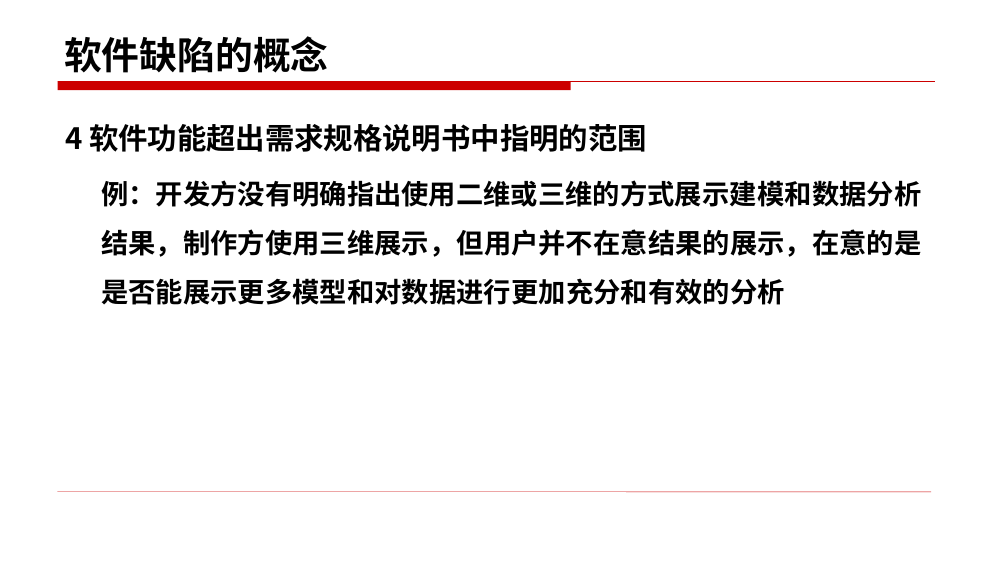
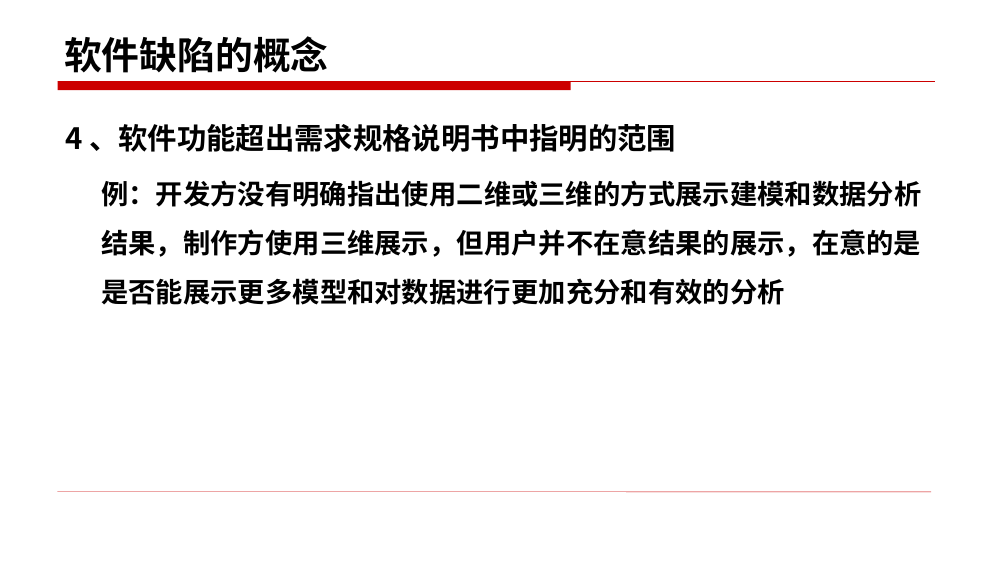
Before and after one commit to edu2act/course-foundation-software-tesing, a slide deck: slide 61 of materials/slides/1.1.pptx (slide 54 before the commit). Drawn at 1008x567 pixels with LibreOffice and Linux fonts; fonts in the diff are those of the drawing. Boxes give left, top, right and bottom in pixels: in the first picture for what was removed or moved away, otherwise in the second. Text is boxed around its words. In the diff, an @@ line names an element or a change of style, - is before the commit and + after.

```diff
--- a/materials/slides/1.1.pptx
+++ b/materials/slides/1.1.pptx
@@ text at bbox=[65, 124, 676, 152]: text changed @@
-4 软件功能超出需求规格说明书中指明的范围
+4 、软件功能超出需求规格说明书中指明的范围
```
Also in this commit, not shown: 10 other slides changed, 12 slides added, 6 slides removed, 18 other files.
